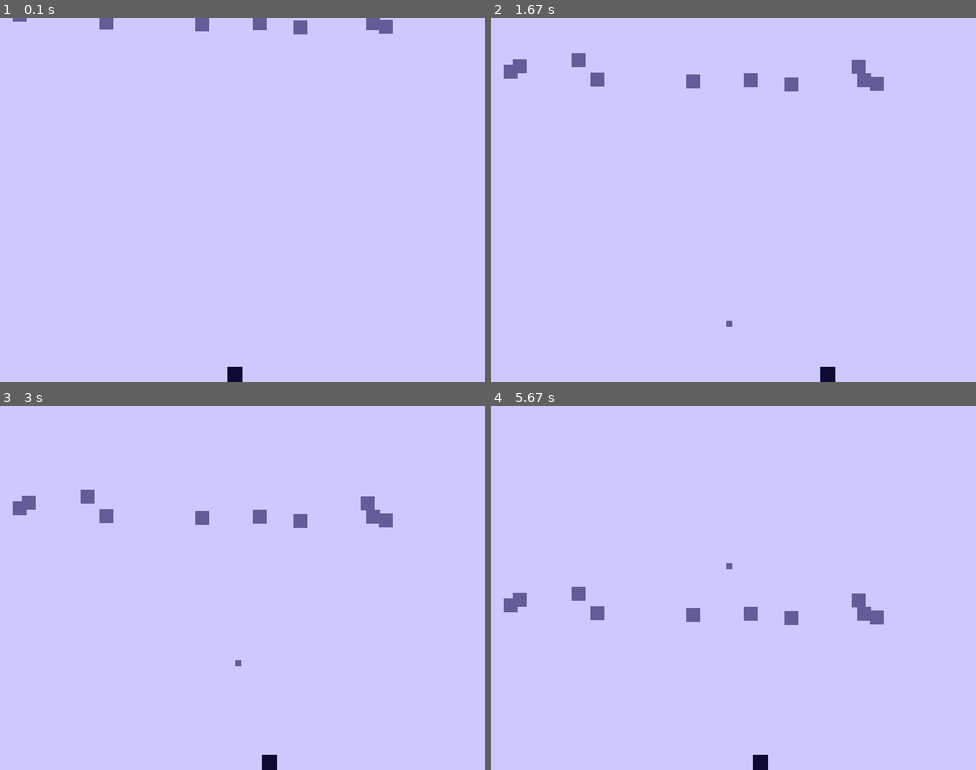
Above: before the commit, frames 1-4 (two rows, left to right).
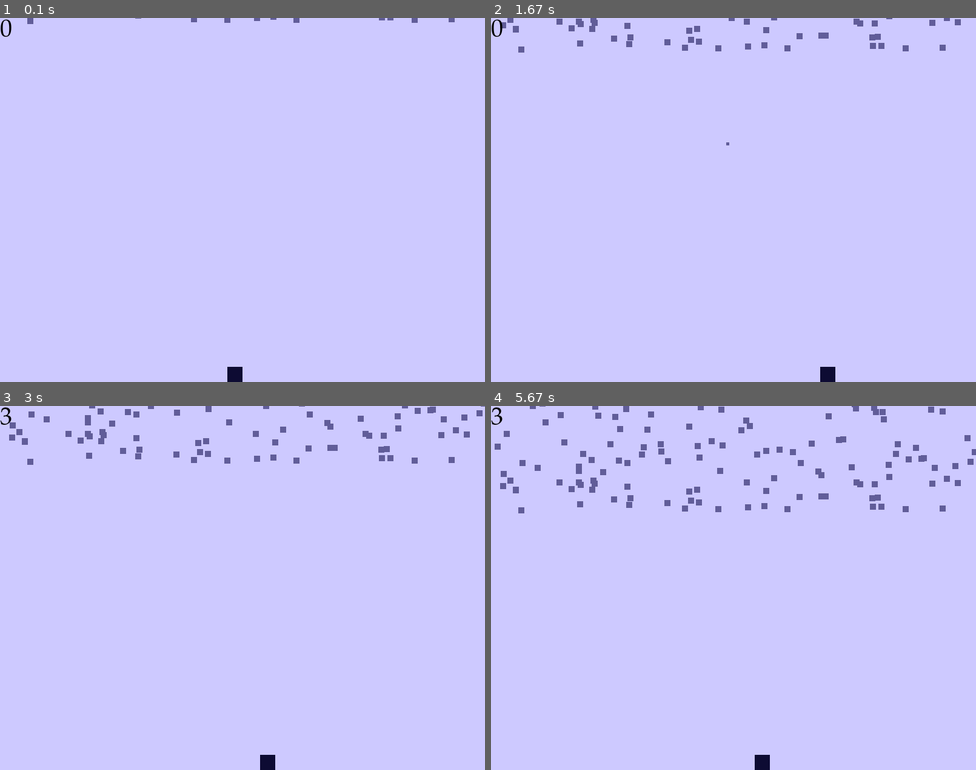
Above: after the commit, the same moments.

Repository: Abdul-MughisA/AAM-Tasks
Game: pygame game, started from ACS-Tasks/PyGame/05 Space Invaders.py
The game is run twice, just before and just after one commit, with the same random seed, the same clock (stepped at 60 frames per second) and the same inputs.
Inputs (mouse positions are in pixels of both pictures, inside the frame that each line leads up to):
- Up to frame 1 (0.1 s): no input
- Up to frame 2 (1.67 s): click (733, 200) at 0.38 s; hold Right 0.67-1.13 s; hold Right 1.17-1.63 s
- Up to frame 3 (3 s): hold Left 1.67-2.2 s; hold Left 2.23-2.63 s; hold Right from 2.67 s (still down)
- Up to frame 4 (5.67 s): release Right at 3.3 s; hold Left 3.33-3.8 s; hold Right 3.83-4.3 s; hold Right 4.33-4.8 s; hold Left 4.83-5.37 s; hold Left from 5.4 s (still down)

The runs differ from the first frame. In frame 1, 0.8% of the frame differs, in the area x 0-94%, y 0-6%; in frame 2, 2.0%; in frame 3, 2.6%; in frame 4, 3.5%, in the area x 0-100%, y 0-100%.

Commit message:
SPACE INVADERS FINISHED YAY

Diff:
--- a/ACS-Tasks/PyGame/05 Space Invaders.py
+++ b/ACS-Tasks/PyGame/05 Space Invaders.py
@@ -7,6 +7,7 @@
 
 pygame.init()
 
+# SETS ALL THE BASIC COLOURS
 BLACK = (0, 0, 0)
 WHITE = (255, 255, 255)
 RED = (255, 0, 0)
@@ -24,23 +25,40 @@
 TEAL = (0, 128, 128)
 NAVY = (0, 0, 128)
 
+# SETS COLOURS IN MY PURPLE COLOUR SCHEME
 COLOUR1 = (168, 165, 204)   #DIRTY MAUVE
 COLOUR2 = (97, 93, 153)     #DARKER MAUVE
 COLOUR3 = (205, 201, 255)   #LIGHTEST COLOUR
 COLOUR4 = (47, 42, 102)     #DARKER RICH MAUVE
 COLOUR5 = (13, 11, 51)      #DARKEST COLOUR
 
+# Sets screen size
 size = (800, 600)
 screen = pygame.display.set_mode(size)
+
+# Sets name of game
 pygame.display.set_caption("Space Invaders")
+
+# Variable used to end game
 done = False
+
+# Sets clock for PyGame
 clock = pygame.time.Clock()
+
+# Sets the 2 variables needed for scoring
+lostBullets = 0
 score = 0
 
-# CLASSES
+# Sets the function which allows me to display the score in the corner
+font = pygame.font.SysFont("Palatino", 40)
+def text(x, y, txt, txtcolor):
+    display_text = font.render(txt, True, txtcolor)
+    screen.blit(display_text, (x, y))
+
+# INVADER CLASS #
+# Sets colour, size and speed
 class Invader(pygame.sprite.Sprite):
 
-    #CONSTRUCTORS
     def __init__(self, s_width, s_length):
         super().__init__()
 
@@ -49,8 +67,66 @@
         self.speed = 1
         self.rect = self.image.get_rect()
         self.rect.x = random.randrange(0, 800)
-        self.rect.y = random.randrange(-50, 0)
-    #end def
+        self.rect.y = random.randrange(-300, 0)
+    #end def
+
+    def update(self):
+        # Checks if the invader goes beyond the bottom of the screen
+        if self.rect.y > 600:
+            global lostBullets
+            lostBullets += 1
+            print("You are a failure.")
+            # Tells the user he is a failure in the terminal for frequent harrassment
+            self.kill()
+        elif self.rect.x < 0:
+            self.rect.x += 800
+        elif self.rect.x > 800:
+            self.rect.x -= 800
+        else:
+            self.rect.y = self.rect.y + self.speed
+    #end def
+#end class
+
+# PLAYER CLASS #
+class Player(pygame.sprite.Sprite):
+
+    def __init__(self, s_width, s_length):
+        super().__init__()
+
+        self.image = pygame.Surface([s_width, s_length])
+        self.image.fill(COLOUR5)
+        self.speed = 0
+        self.rect = self.image.get_rect()
+        self.rect.x = size[0] / 2 - s_width
+        self.rect.y = size[1] - s_length
+
+    def update(self):
+        if self.rect.y > 600:
+            self.rect.y -= 600
+        elif self.rect.x < 0:
+            self.rect.x += 800
+        elif self.rect.x > 800:
+            self.rect.x -= 800
+        else:
+            self.rect.x = self.rect.x + self.speed
+    #end def
+
+    def player_set_speed(self, speed):
+        self.speed = speed
+    #end def
+#end class
+
+# BULLETS CLASS #
+class Bullets(pygame.sprite.Sprite):
+    def __init__(self, b_width, b_length):
+        super().__init__()
+
+        self.image = pygame.Surface([b_width, b_length])
+        self.image.fill(COLOUR2)
+        self.speed = -10
+        self.rect = self.image.get_rect()
+        self.rect.x = player.rect.x + 25/2
+        self.rect.y = player.rect.y
 
     def update(self):
         if self.rect.y > 600:
@@ -64,76 +140,19 @@
     #end def
 #end class
 
-class Player(pygame.sprite.Sprite):
-
-    def __init__(self, s_width, s_length):
-        super().__init__()
-
-        self.image = pygame.Surface([s_width, s_length])
-        self.image.fill(COLOUR5)
-        self.speed = 0
-        self.rect = self.image.get_rect()
-        self.rect.x = size[0] / 2 - s_width
-        self.rect.y = size[1] - s_length
-
-    def update(self):
-        if self.rect.y > 600:
-            self.rect.y -= 600
-        elif self.rect.x < 0:
-            self.rect.x += 800
-        elif self.rect.x > 800:
-            self.rect.x -= 800
-        else:
-            self.rect.x = self.rect.x + self.speed
-    #end def
-
-    def player_set_speed(self, speed):
-        self.speed = speed
-    #end def
-
-    def kill(self):
-        self.speed = 0
-        self.rect.x = 0
-        self.rect. x = 0
-    #end def
-#end class
-
-class Bullets(pygame.sprite.Sprite):
-    def __init__(self, b_width, b_length):
-        super().__init__()
-
-        self.image = pygame.Surface([b_width, b_length])
-        self.image.fill(COLOUR2)
-        self.speed = -1
-        self.rect = self.image.get_rect()
-        self.rect.x = player.rect.x + 25/2
-        self.rect.y = player.rect.y
-
-    def update(self):
-        if self.rect.y > 600:
-            self.rect.y -= 600
-        elif self.rect.x < 0:
-            self.rect.x += 800
-        elif self.rect.x > 800:
-            self.rect.x -= 800
-        else:
-            self.rect.y = self.rect.y + self.speed
-    #end def
-
-    def kill(self):
-        self.speed = 0
-        self.rect.x = 0
-        self.rect. x = 0
-    #end def
-#end class
-
+# Creates groups to refer to all the different types of sprites
 sprites = pygame.sprite.Group()
 bullets = pygame.sprite.Group()
-number_of_invaders = 10
+invaders = pygame.sprite.Group()
+
+# Sets number of invaders and adds to groups
+number_of_invaders = 200
 for i in range(0, number_of_invaders):
-    invader = Invader(23, 23)
-    sprites.add(invader)
+    invader = Invader(10, 10)
+    invaders.add(invader)
 #end for
+
+# Adds player
 player = Player(25, 25)
 sprites.add(player)
 
@@ -145,33 +164,57 @@
             done = True
         elif event.type == pygame.KEYDOWN:
             if event.key == pygame.K_LEFT:
-                player.player_set_speed(-3)
+                player.player_set_speed(-6)
             elif event.key == pygame.K_RIGHT:
-                player.player_set_speed(3)
+                player.player_set_speed(6)
         elif event.type == pygame.KEYUP:
             if event.key == pygame.K_LEFT or event.key == pygame.K_RIGHT:
                 player.player_set_speed(0)
         if event.type == pygame.MOUSEBUTTONDOWN:
-            myBullet = Bullets(10, 10)
+            myBullet = Bullets(5, 5)
             bullets.add(myBullet)
+            # Creates bullet and adds to class
         #end if
     #end for
 
     # Clear the screen and set the screen background
     screen.fill(COLOUR3)
 
+    # Draws everything onto the screen
     sprites.draw(screen)
     bullets.draw(screen)
+    invaders.draw(screen)
     sprites.update()
     bullets.update()
-
-    hit = pygame.sprite.spritecollide(invader, bullets, True)
-    for block in hit:
-        print("HIT")
-        score += 1
+    invaders.update()
+
+    for allthebullets in bullets:
+        hit = pygame.sprite.spritecollide(allthebullets, invaders, True)
+        if hit:
+            score += 1
+            # Increases the score when there is a hit
+    #end for
+
+    if len(invaders) == 0 and lostBullets == 0:
+        # SHOWS POSITIVE MESSAGE
+        screen.fill(GREEN)
+        screen.blit(pygame.font.SysFont('Palatino', 35, False, False).render("You killed all the invaders!", True, BLACK), [200, 400])
+    elif lostBullets > 0:
+        # SHOWS NEGATIVE MESSAGE
+        screen.fill(RED)
+        screen.blit(pygame.font.SysFont('Palatino', 35, False, False).render("You are a failure!", True, BLACK), [275, 400])
+        screen.blit(pygame.font.SysFont('Palatino', 35, False, False).render(str("Score: " + str(score)), True, BLACK), [360, 300])
+
+    #end if
+
+    # Shows score in the corner
+    text(0,0,str(score),BLACK)
+
     pygame.display.flip()
-
-    clock.tick(60)
+    clock.tick(30)
 #end while
 
 pygame.quit()
+
+# I have kept the code very basic because this way,
+# I can understand the logic in everything that I've written.
